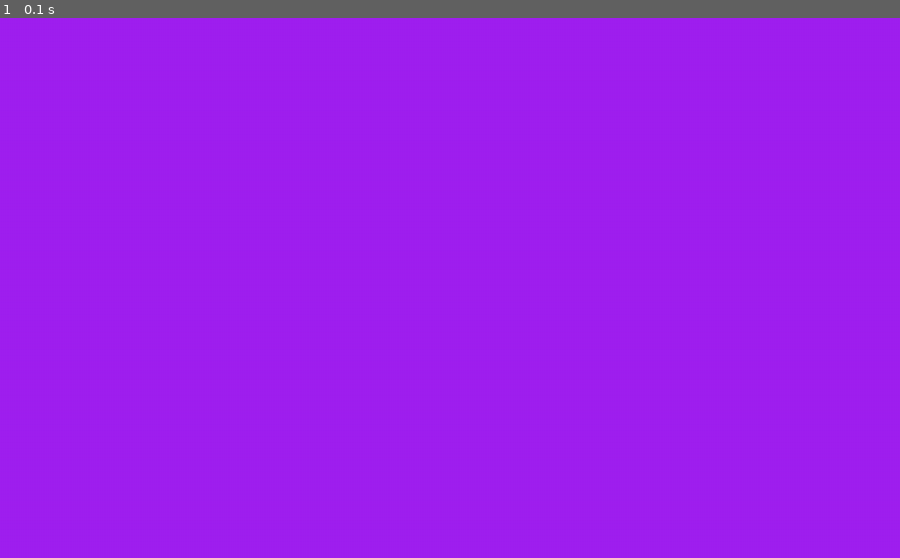
Above: before the commit, frame 1.
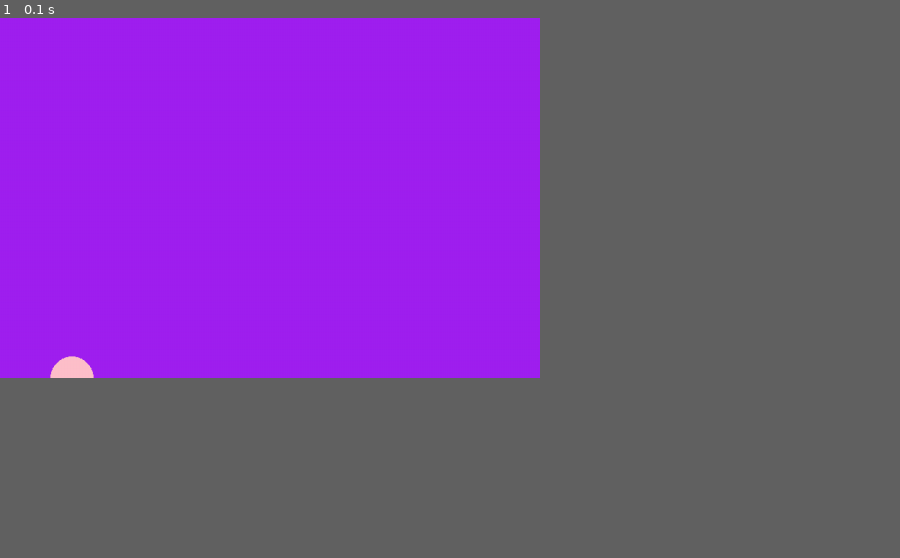
Above: after the commit, the same moment.

Repository: Romaric250/py-game
Game: pygame game, started from main.py
Two runs of this game, one before a commit and one after it. Both use one fixed random seed, a clock stepped at 60 frames per second and the inputs below.
Inputs:
- Up to frame 1 (0.1 s): no input
In our replay, the window is 900x540 before the commit and 540x360 after it. These sizes can differ from the game's own. Grey fills any space a smaller window leaves; there, only what the larger window draws over its background counts as a difference.

The runs differ from the first frame. In frame 1, 0.2% of the frame differs, in the area x 5-11%, y 62-67%.

Commit message:
stashing new changes here

Diff:
--- a/main.py
+++ b/main.py
@@ -2,7 +2,7 @@
 
 
 pygame.init()
-screen = pygame.display.set_mode((1250,750))
+screen = pygame.display.set_mode((750,500))
 clock = pygame.time.Clock()
 running = True
 dt = 0
@@ -14,6 +14,12 @@
             running = False
     screen.fill('purple')
 
+    pygame.draw.circle(screen, 'pink',(100,500),30)
+
+
+
+
+
     pygame.display.flip()
     clock.tick(60)
 pygame.quit
